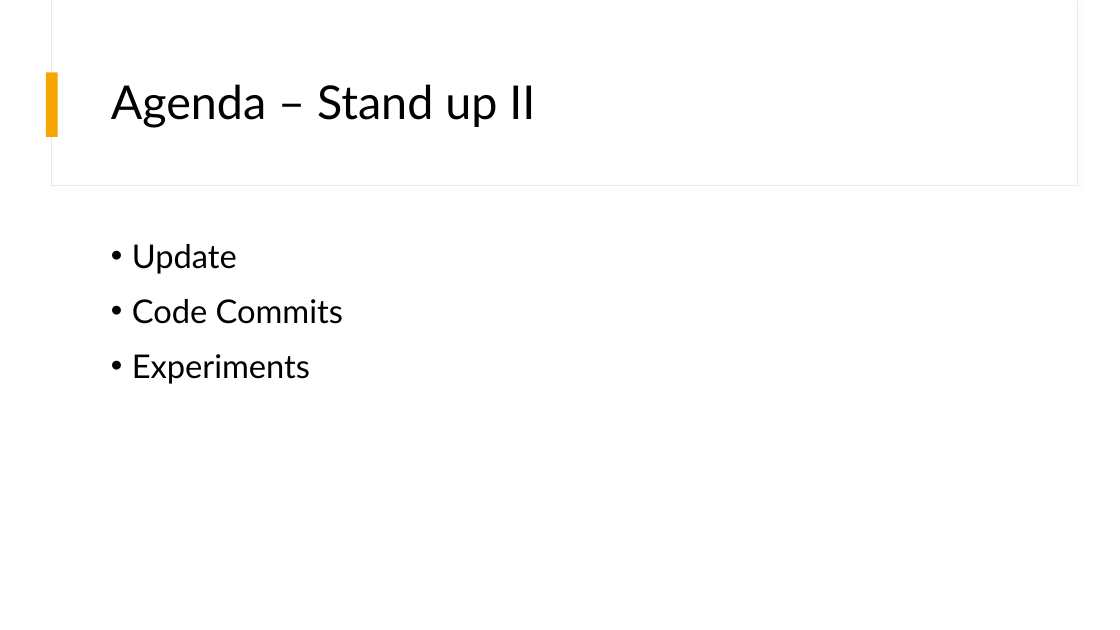
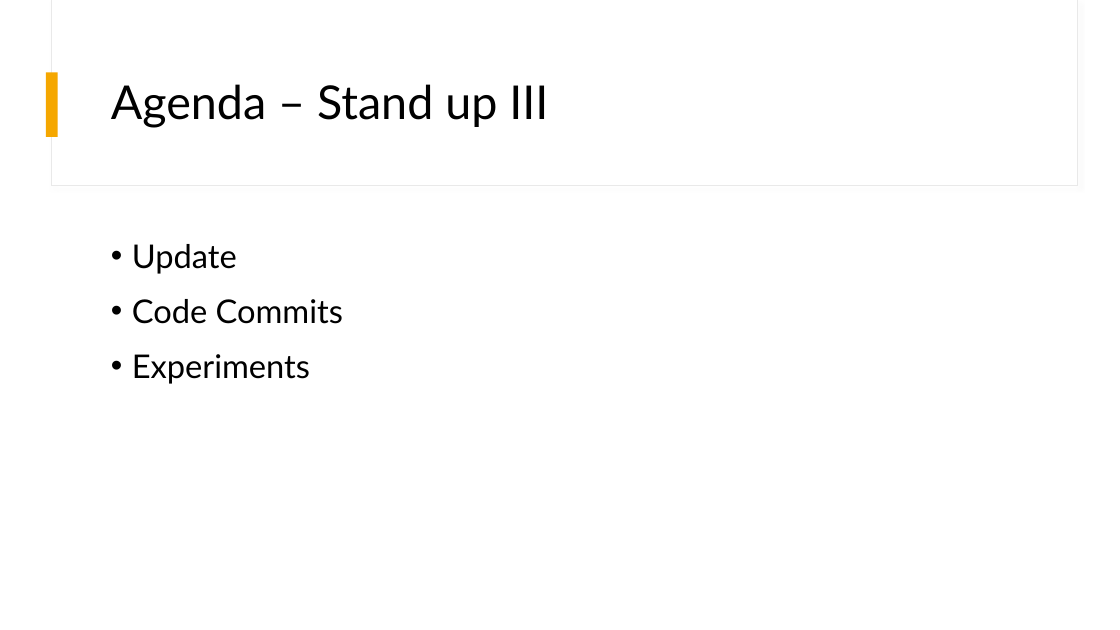
Before and after one commit to xlumzee/Optimizing-Trading-Strategies-RL, a slide deck: slide 2 of presentation/Standup 1.pptx. Drawn at 1120x630 pixels with LibreOffice and Linux fonts; fonts in the diff are those of the drawing. Boxes give left, top, right and bottom in pixels: in the first picture for what was removed or moved away, otherwise in the second. Text is boxed around its words. In the diff, an @@ line names an element or a change of style, - is before the commit and + after.

```diff
--- a/presentation/Standup 1.pptx
+++ b/presentation/Standup 1.pptx
@@ title at [111, 84, 548, 128]: text changed @@
-Agenda – Stand up II
+Agenda – Stand up III
```
Also in this commit, not shown: 2 other slides changed, 4 slides added, 2 slides removed, 22 other files.
